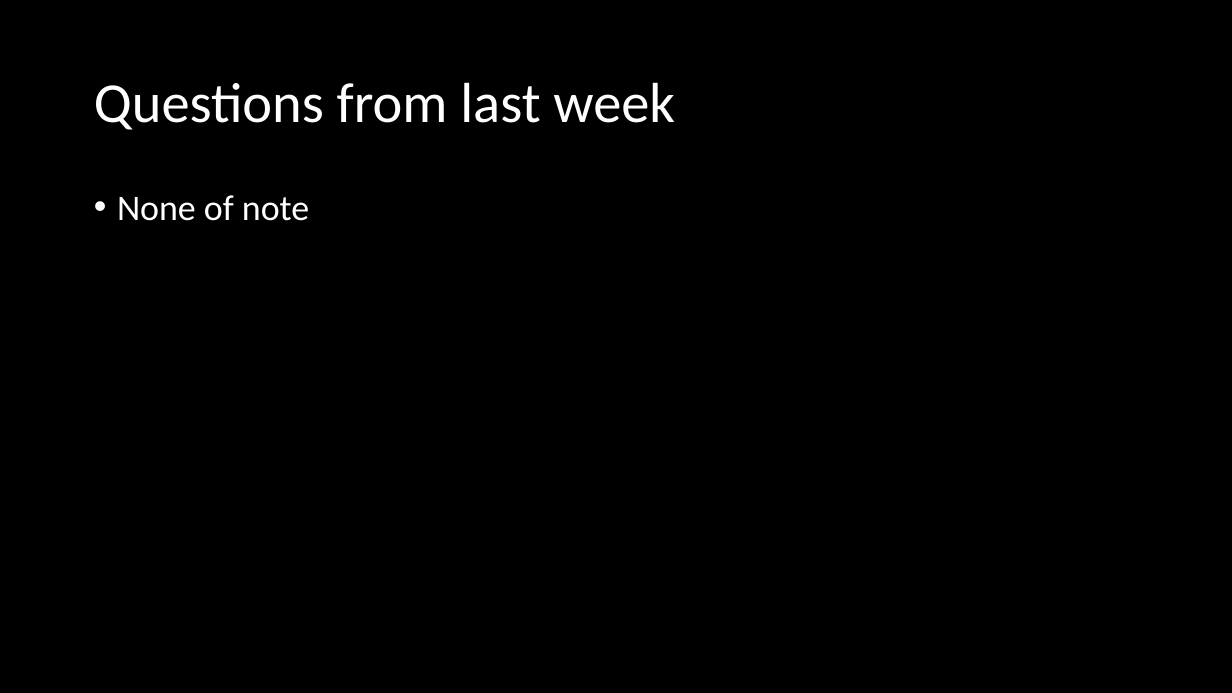
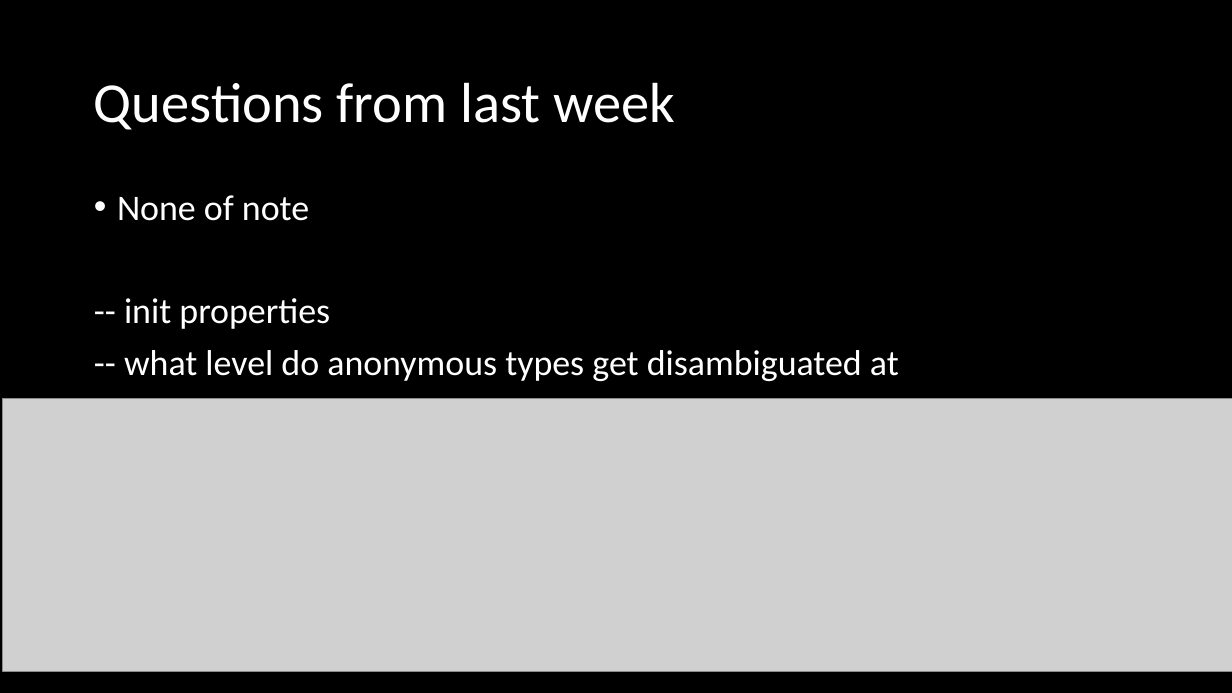
Before and after one commit to microsoft/Flash_University, a slide deck: slide 2 of CLR_via_CSharp/Chapter 10 - Properties/Properties.pptx. Drawn at 1232x693 pixels with LibreOffice and Linux fonts; fonts in the diff are those of the drawing; grey boxes stand for pictures. Boxes give left, top, right and bottom in pixels: in the first picture for what was removed or moved away, otherwise in the second. Text is boxed around its words. In the diff, an @@ line names an element or a change of style, - is before the commit and + after.

```diff
--- a/CLR_via_CSharp/Chapter 10 - Properties/Properties.pptx
+++ b/CLR_via_CSharp/Chapter 10 - Properties/Properties.pptx
@@ text at [124, 298, 899, 381]: paragraphs added @@
+-- init properties
+-- what level do anonymous types get disambiguated at
@@ picture added at [3, 399, 1232, 673] @@
```
Also in this commit, not shown: 1 slide added, 15 other files.
